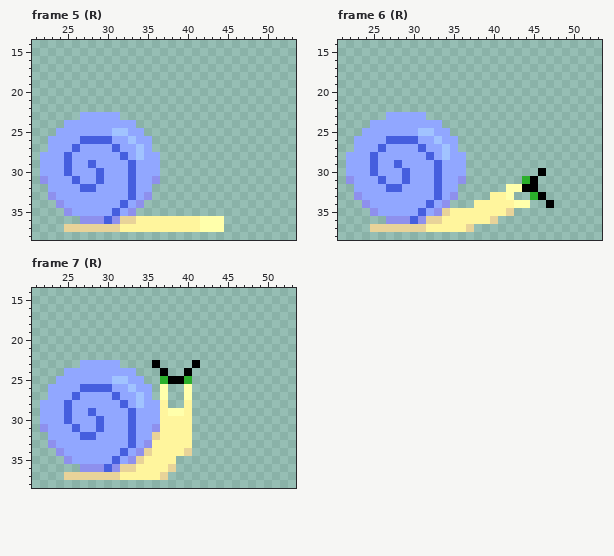
Pixel-art file: Assets/Art/Enemy/Snail/Basic/Snail_Basic_Right.aseprite. That is the earlier state.
64x64 pixels, 7 frames. Shown: frame 5 (R): x 21..53, y 14..38; frame 6 (R): x 21..53, y 14..38; frame 7 (R): x 21..53, y 14..38. The commit also changed other frames, which this record leaves out.
Now the later version:
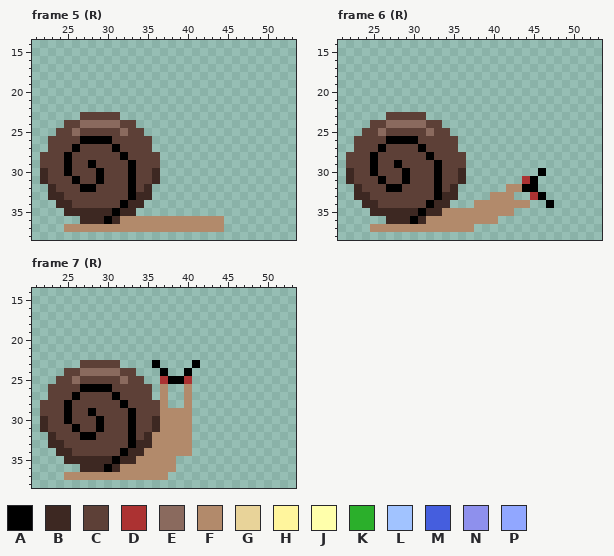
Palette (. is transparent): A #000000  B #3d2822  C #5d4037  D #ac3232  E #8a6a5e  F #b28a6b  G #e8d399  H #fff59d  J #ffffab  K #2baf2b  L #a1c3ff  M #455ede  N #8e90ed  P #91a7ff
Change:
Changed rows in their new state; - is an unchanged pixel.
Frame 5 (R), layers "Body", "Shell":
first column x 22:
23 -----CCCCC-------------
24 ---CCEEEEECC-----------
25 --CCECCCCCECC----------
26 -CCCCAAAACCCCC---------
27 -CCCACCCCACCCC---------
28 CCCACCCCCCACCCC--------
29 CCCACCACCCCACCC--------
30 BCCACCCACCCACCB--------
31 BCCCACCACCCACCB--------
32 -BCCCAACCCCACB---------
33 -BBCCCCCCCCABB---------
34 --BBCCCCCCABB----------
35 ---BBBBBBABB-----------
36 -----BBBABFFFFFFFFFFFFF
37 ---FFFFFFFFFFFFFFFFFFFF
Frame 6 (R), layers "Face", "Body", "Shell":
first column x 22:
23 -----CCCCC--------------
24 ---CCEEEEECC------------
25 --CCECCCCCECC-----------
26 -CCCCAAAACCCCC----------
27 -CCCACCCCACCCC----------
28 CCCACCCCCCACCCC---------
29 CCCACCACCCCACCC---------
30 BCCACCCACCCACCB---------
31 BCCCACCACCCACCB-------D-
32 -BCCCAACCCCACB------FF--
33 -BBCCCCCCCCABB----FFF--D
34 --BBCCCCCCABB---FFFFFFF-
35 ---BBBBBBABBFFFFFFFFF---
36 -----BBBABFFFFFFFFF-----
37 ---FFFFFFFFFFFFF--------
Frame 7 (R), layers "Face", "Body", "Shell":
first column x 22:
23 -----CCCCC---------
24 ---CCEEEEECC-------
25 --CCECCCCCECC--D--D
26 -CCCCAAAACCCCC-F--F
27 -CCCACCCCACCCC-F--F
28 CCCACCCCCCACCCCF--F
29 CCCACCACCCCACCCFFFF
30 BCCACCCACCCACCBFFFF
31 BCCCACCACCCACCBFFFF
32 -BCCCAACCCCACBFFFFF
33 -BBCCCCCCCCABBFFFFF
34 --BBCCCCCCABBFFFFFF
35 ---BBBBBBABBFFFFF--
36 -----BBBABFFFFFFF--
37 ---FFFFFFFFFFFFF---
Changed places in both pictures, as pixel boxes (x1, y1, x2, y2):
changed: (40, 112, 224, 232)
changed: (346, 112, 538, 232)
changed: (40, 360, 192, 480)
